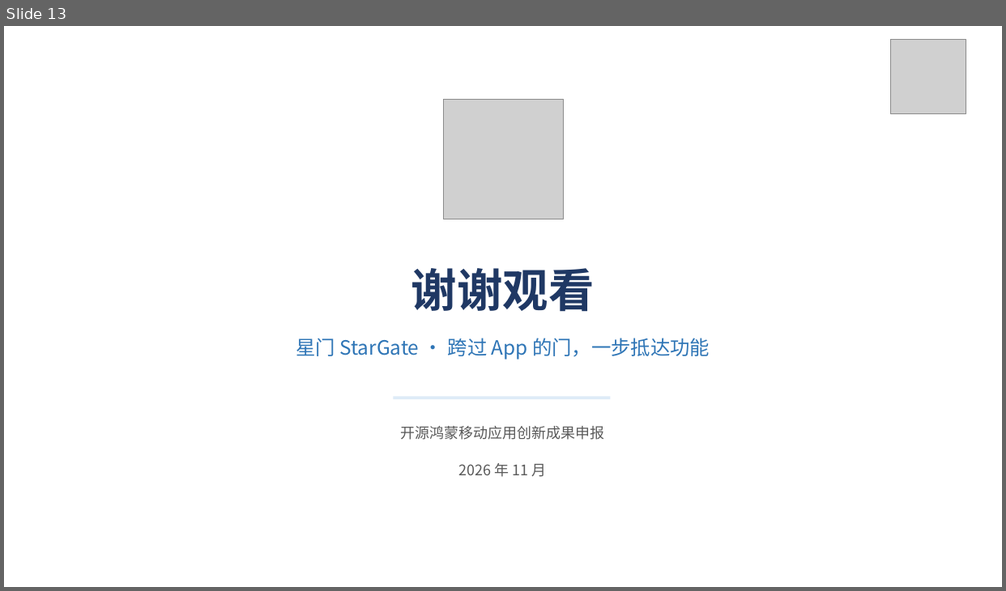
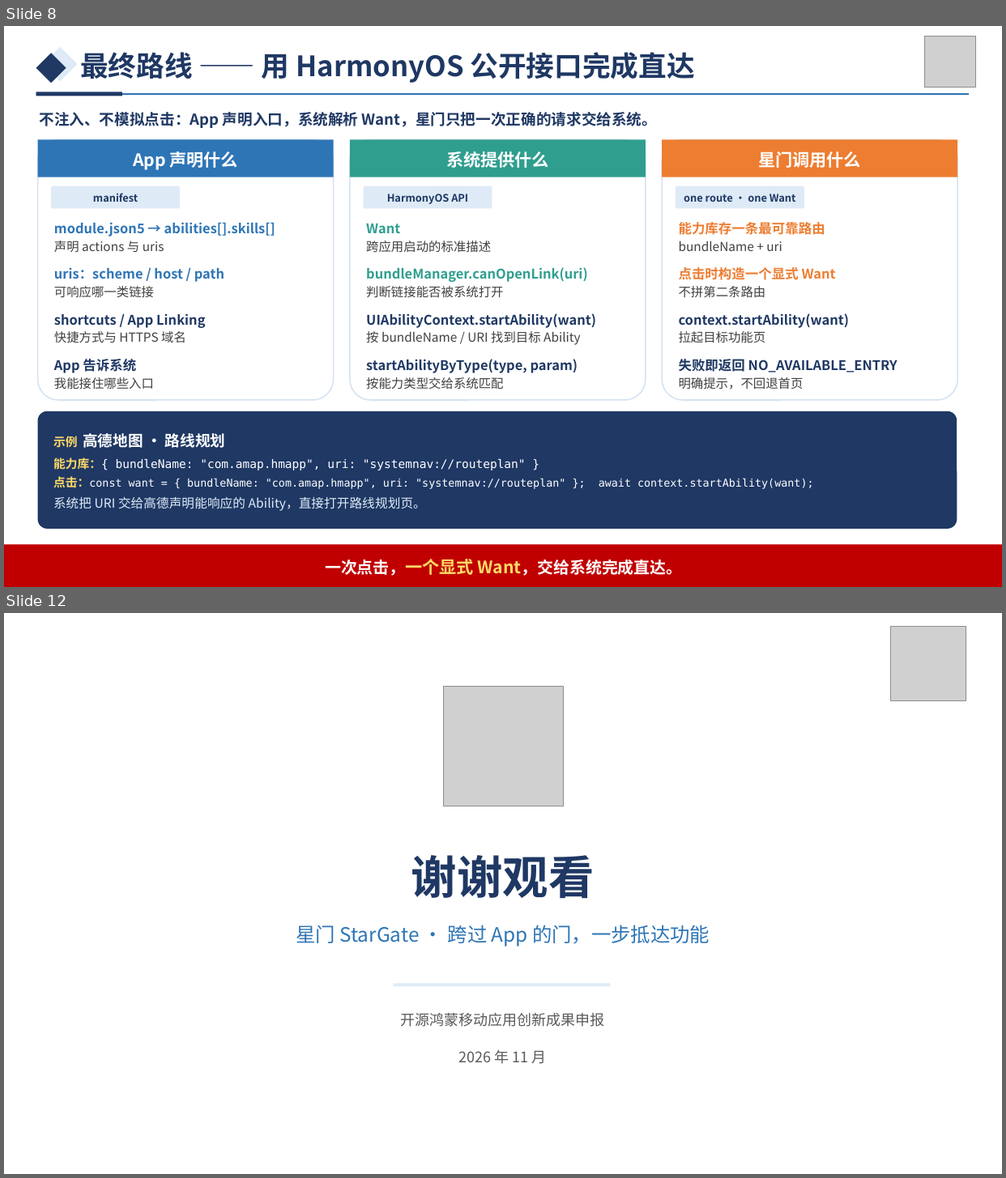
Before and after one commit to growvv/stargate, a slide deck: submission/StarGate_答辩PPT.pptx. Shown one above the other, each under a label of ours: slide 13 before the commit, slides 8 and 12 after it; the slides between them are not shown. The pictures are 1006x591 and 1006x1178 pixels, drawn with LibreOffice and Linux fonts; fonts in the diff are those of the drawing; grey boxes stand for pictures. Boxes give left, top, right and bottom in pixels: in the first picture for what was removed or moved away, otherwise in the second. Text is boxed around its words. In the diff, an @@ line names an element or a change of style, - is before the commit and + after.

```diff
--- a/submission/StarGate_答辩PPT.pptx
+++ b/submission/StarGate_答辩PPT.pptx
@@ slide 8 added at (x1=4, y1=26, x2=1002, y2=587), background #FFFFFF @@
@@ diamond added at (x1=43, y1=47, x2=78, y2=81), fill #DEEBF7 @@
@@ picture added at (x1=925, y1=37, x2=976, y2=88) @@
@@ diamond added at (x1=36, y1=53, x2=66, y2=83), fill #1F3864 @@
@@ text added at (x1=80, y1=52, x2=695, y2=83), 27 pt, text #1F3864, bold @@
+最终路线 —— 用 HarmonyOS 公开接口完成直达
@@ rectangle added at (x1=36, y1=93, x2=969, y2=95), fill #2E75B6 @@
@@ rectangle added at (x1=36, y1=92, x2=122, y2=96), fill #1F3864 @@
@@ text added at (x1=39, y1=112, x2=657, y2=128), 14.5 pt, text #1F3864, bold @@
+不注入、不模拟点击：App 声明入口，系统解析 Want，星门只把一次正确的请求交给系统。
@@ rounded rectangle added at (x1=38, y1=139, x2=334, y2=400), fill #FFFFFF, outline #D6E2F2 1.2 pt @@
@@ rectangle added at (x1=38, y1=139, x2=334, y2=177), fill #2E75B6 @@
@@ rounded rectangle added at (x1=350, y1=139, x2=646, y2=400), fill #FFFFFF, outline #D6E2F2 1.2 pt @@
@@ rectangle added at (x1=350, y1=139, x2=646, y2=177), fill #2F9E8F @@
@@ rounded rectangle added at (x1=662, y1=139, x2=957, y2=400), fill #FFFFFF, outline #D6E2F2 1.2 pt @@
@@ rectangle added at (x1=662, y1=139, x2=957, y2=177), fill #ED7D31 @@
@@ text added at (x1=133, y1=152, x2=238, y2=170), 16.5 pt, text #FFFFFF, bold @@
+App 声明什么
@@ text added at (x1=446, y1=152, x2=549, y2=168), 16.5 pt, text #FFFFFF, bold @@
+系统提供什么
@@ text added at (x1=758, y1=152, x2=861, y2=168), 16.5 pt, text #FFFFFF, bold @@
+星门调用什么
@@ rounded rectangle added at (x1=51, y1=186, x2=180, y2=209), fill #DEEBF7 @@
@@ text added at (x1=93, y1=193, x2=138, y2=202), 10 pt, text #1F3864, bold @@
+manifest
@@ rounded rectangle added at (x1=364, y1=186, x2=492, y2=209), fill #DEEBF7 @@
@@ text added at (x1=387, y1=194, x2=468, y2=204), 10 pt, text #1F3864, bold @@
+HarmonyOS API
@@ rounded rectangle added at (x1=675, y1=186, x2=804, y2=209), fill #DEEBF7 @@
@@ text added at (x1=684, y1=194, x2=796, y2=202), 10 pt, text #1F3864, bold @@
+one route · one Want
@@ text added at (x1=54, y1=222, x2=275, y2=390), 12.8 pt, text #2E75B6, bold @@
+module.json5 → abilities[].skills[]
+声明 actions 与 uris
+uris：scheme / host / path
+可响应哪一类链接
+shortcuts / App Linking
+快捷方式与 HTTPS 域名
+App 告诉系统
+我能接住哪些入口
@@ text added at (x1=366, y1=224, x2=581, y2=390), 12.8 pt, text #1F3864, bold @@
+Want
+跨应用启动的标准描述
+bundleManager.canOpenLink(uri)
+判断链接能否被系统打开
+UIAbilityContext.startAbility(want)
+按 bundleName / URI 找到目标 Ability
+startAbilityByType(type, param)
+按能力类型交给系统匹配
@@ text added at (x1=679, y1=222, x2=897, y2=390), 12.8 pt, text #1F3864, bold @@
+能力库存一条最可靠路由
+bundleName + uri
+点击时构造一个显式 Want
+不拼第二条路由
+context.startAbility(want)
+拉起目标功能页
+失败即返回 NO_AVAILABLE_ENTRY
+明确提示，不回退首页
@@ rounded rectangle added at (x1=38, y1=412, x2=957, y2=529), fill #1F3864 @@
@@ text added at (x1=53, y1=433, x2=814, y2=511), 10.4 pt, text #FFFFFF @@
+示例 高德地图 · 路线规划
+能力库：{ bundleName: "com.amap.hmapp", uri: "systemnav://routeplan" }
+点击：const want = { bundleName: "com.amap.hmapp", uri: "systemnav://routeplan" }; await context.startAbility(want);
+系统把 URI 交给高德声明能响应的 Ability，直接打开路线规划页。
@@ rectangle added at (x1=4, y1=544, x2=1002, y2=587), fill #C00000 @@
@@ text added at (x1=325, y1=559, x2=683, y2=576), 15.5 pt, text #FFFFFF, bold @@
+一次点击，一个显式 Want，交给系统完成直达。
@@ what was slide 13 is now slide 12 @@
```
Also in this commit, not shown: 10 slides changed, 2 slides removed, 51 other files.
